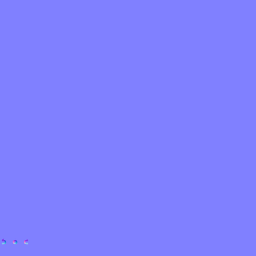
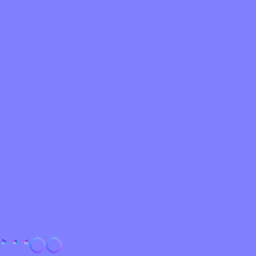
Before/after of a 256×256 layered artwork. What changed in the layer stack:
added layer "bevel1" (soft light) above "bake_2048.png" over [29, 236, 63, 254]
painted on "bake_2048.png" over [29, 231, 63, 254]
